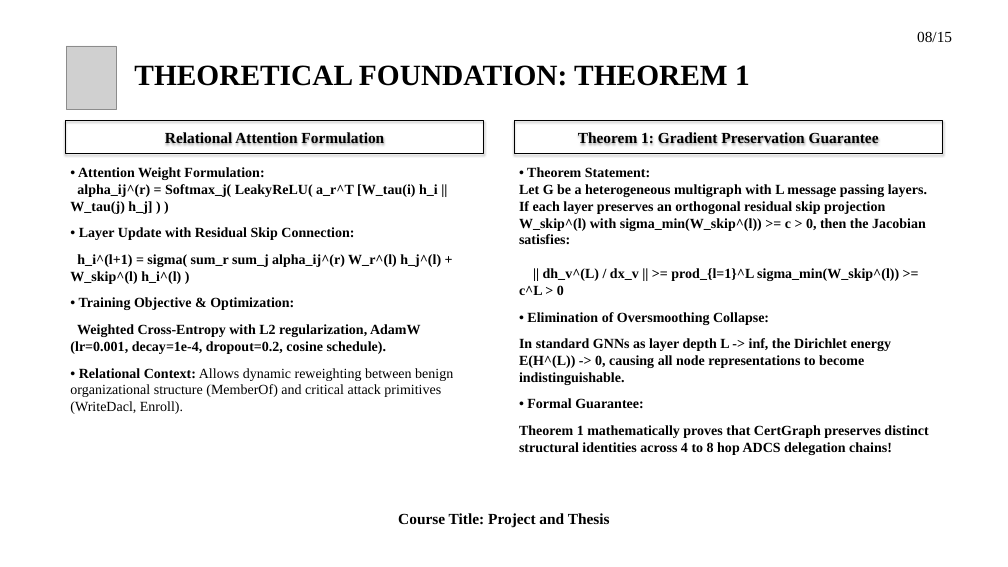
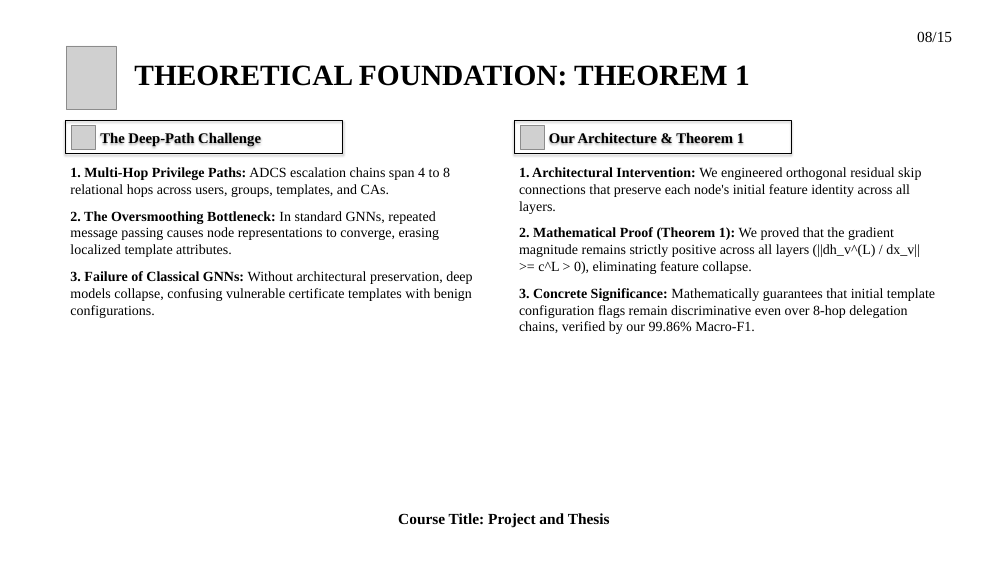
Before and after one commit to hasanshahriar32/GOAD, a slide deck: slide 8 of thesis_paper/certgraph_thesis_defense.pptx. Drawn at 1008x567 pixels with LibreOffice and Linux fonts; fonts in the diff are those of the drawing; grey boxes stand for pictures; background and template pictures are left out. Boxes give left, top, right and bottom in pixels: in the first picture for what was removed or moved away, otherwise in the second. Text is boxed around its words. In the diff, an @@ line names an element or a change of style, - is before the commit and + after.

```diff
--- a/thesis_paper/certgraph_thesis_defense.pptx
+++ b/thesis_paper/certgraph_thesis_defense.pptx
@@ rectangle "The Deep-Path Challenge": place and size @@
-rectangle "The Deep-Path Challenge" at <box>66,121,484,154</box>
+rectangle "The Deep-Path Challenge" at <box>66,121,343,154</box>
@@ picture added at <box>72,125,95,149</box> @@
@@ text in rectangle at <box>100,133,261,146</box>: text changed; size 22 to 21 pt @@
-Relational Attention Formulation
+The Deep-Path Challenge
@@ rectangle "Our Architecture & Theorem 1": place and size @@
-rectangle "Our Architecture & Theorem 1" at <box>514,121,942,154</box>
+rectangle "Our Architecture & Theorem 1" at <box>514,121,791,154</box>
@@ picture added at <box>520,125,544,149</box> @@
@@ text in rectangle at <box>549,133,744,144</box>: text changed; size 22 to 21 pt @@
-Theorem 1: Gradient Preservation Guarantee
+Our Architecture & Theorem 1
@@ text at <box>70,167,472,318</box>: text changed @@
-• Attention Weight Formulation:
-alpha_ij^(r) = Softmax_j( LeakyReLU( a_r^T [W_tau(i) h_i || W_tau(j) h_j] ) )
-• Layer Update with Residual Skip Connection:
-h_i^(l+1) = sigma( sum_r sum_j alpha_ij^(r) W_r^(l) h_j^(l) + W_skip^(l) h_i^(l) )
-• Training Objective & Optimization:
-Weighted Cross-Entropy with L2 regularization, AdamW (lr=0.001, decay=1e-4, dropout=0.2, cosine schedule).
-• Relational Context: Allows dynamic reweighting between benign organizational structure (MemberOf) and critical attack primitives (WriteDacl, Enroll).
+1. Multi-Hop Privilege Paths: ADCS escalation chains span 4 to 8 relational hops across users, groups, templates, and CAs.
+2. The Oversmoothing Bottleneck: In standard GNNs, repeated message passing causes node representations to converge, erasing localized template attributes.
+3. Failure of Classical GNNs: Without architectural preservation, deep models collapse, confusing vulnerable certificate templates with benign configurations.
@@ text at <box>519,167,935,334</box>: text changed @@
-• Theorem Statement:
-Let G be a heterogeneous multigraph with L message passing layers. If each layer preserves an orthogonal residual skip projection W_skip^(l) with sigma_min(W_skip^(l)) >= c > 0, then the Jacobian satisfies:
-|| dh_v^(L) / dx_v || >= prod_{l=1}^L sigma_min(W_skip^(l)) >= c^L > 0
-• Elimination of Oversmoothing Collapse:
-In standard GNNs as layer depth L -> inf, the Dirichlet energy E(H^(L)) -> 0, causing all node representations to become indistinguishable.
-• Formal Guarantee:
-Theorem 1 mathematically proves that CertGraph preserves distinct structural identities across 4 to 8 hop ADCS delegation chains!
+1. Architectural Intervention: We engineered orthogonal residual skip connections that preserve each node's initial feature identity across all layers.
+2. Mathematical Proof (Theorem 1): We proved that the gradient magnitude remains strictly positive across all layers (||dh_v^(L) / dx_v|| >= c^L > 0), eliminating feature collapse.
+3. Concrete Significance: Mathematically guarantees that initial template configuration flags remain discriminative even over 8-hop delegation chains, verified by our 99.86% Macro-F1.
```
Also in this commit, not shown: 12 other slides changed, 39 other files.
